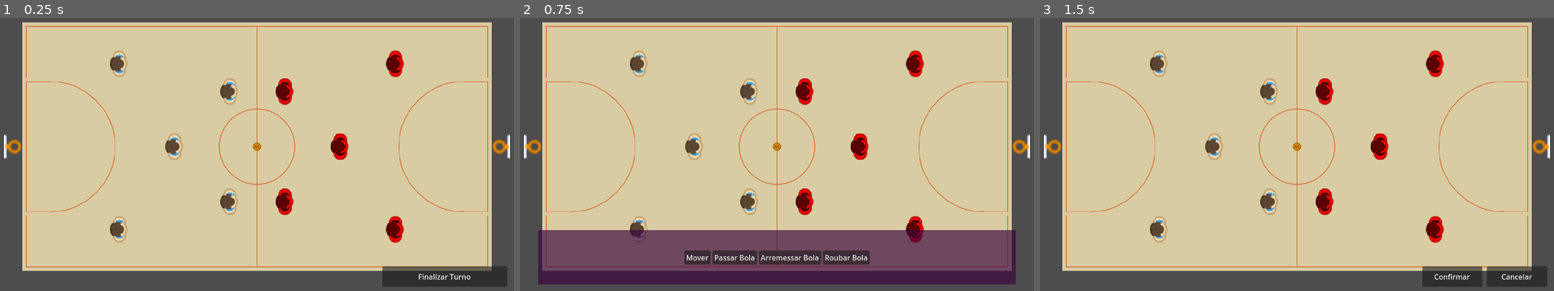
Above: before the commit, frames 1-3 (left to right).
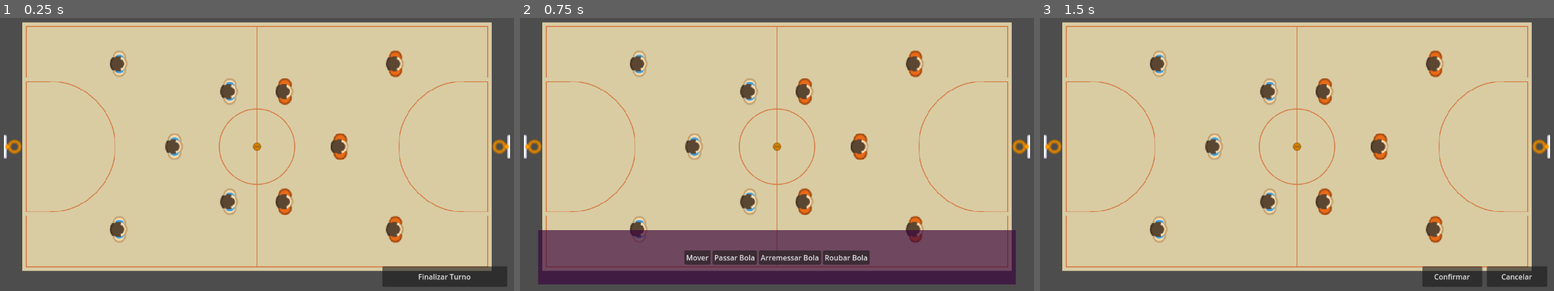
Above: after the commit, the same moments.

Repository: Cafeko/Basquete_RPG
Game: Godot game, scene res://Cenas/Main.tscn
The game is run twice, just before and just after one commit, with the same random seed, the same clock (stepped at 60 frames per second) and the same inputs.
Inputs (mouse positions are in pixels of both pictures, inside the frame that each line leads up to):
- Up to frame 1 (0.25 s): no input
- Up to frame 2 (0.75 s): tap Enter at 0.5 s; move the mouse to (751, 206) at 0.52 s; click (751, 206) at 0.6 s
- Up to frame 3 (1.5 s): click "Mover" at 1.25 s

The runs differ from the first frame. In frame 1, 1.3% of the frame differs, in the area x 53-79%, y 11-83%; in frame 2, 1.2%; in frame 3, 1.3%.

Commit message:
Ajuste nos status e tipos de jogador

Diff:
--- a/Basquete_RPG_Godot/Cenas/Main.tscn
+++ b/Basquete_RPG_Godot/Cenas/Main.tscn
@@ -6,13 +6,14 @@
 [ext_resource type="PackedScene" uid="uid://coy7olt5nnj62" path="res://Cenas/Bola.tscn" id="5_sxtxk"]
 [ext_resource type="PackedScene" uid="uid://cp7jj0443w6mw" path="res://Cenas/TimeAzul.tscn" id="6_ib5f2"]
 [ext_resource type="PackedScene" uid="uid://cmlxjygdfm1k6" path="res://Cenas/Visual.tscn" id="6_mo0vx"]
+[ext_resource type="PackedScene" uid="uid://b2bee3gthahqo" path="res://Cenas/TimeVermelho.tscn" id="7_nydxq"]
 [ext_resource type="PackedScene" uid="uid://ddgih3b1t7v7x" path="res://Cenas/Cesta.tscn" id="7_wmy34"]
 
 [node name="Main" type="Node"]
 
 [node name="Controlador" parent="." node_paths=PackedStringArray("time1", "time2", "cesta_esquerda", "cesta_direita") instance=ExtResource("1_wjbi7")]
 time1 = NodePath("../Time Azul")
-time2 = NodePath("../TimeAzul2")
+time2 = NodePath("../TimeVermelho")
 cesta_esquerda = NodePath("../Cestas/CestaEsq")
 cesta_direita = NodePath("../Cestas/CestaDir")
 
@@ -27,8 +28,7 @@
 
 [node name="Time Azul" parent="." instance=ExtResource("6_ib5f2")]
 
-[node name="TimeAzul2" parent="." instance=ExtResource("6_ib5f2")]
-modulate = Color(1, 0, 0, 1)
+[node name="TimeVermelho" parent="." instance=ExtResource("7_nydxq")]
 
 [node name="Cestas" type="Node2D" parent="."]
 
--- a/Basquete_RPG_Godot/Cenas/TimeAzul.tscn
+++ b/Basquete_RPG_Godot/Cenas/TimeAzul.tscn
@@ -12,8 +12,21 @@
 
 [node name="Jogador3" parent="." instance=ExtResource("1_lfia8")]
 
+[node name="Status" parent="Jogador3" index="3"]
+tipo_jogador = "Meio"
+
 [node name="Jogador4" parent="." instance=ExtResource("1_lfia8")]
+
+[node name="Status" parent="Jogador4" index="3"]
+tipo_jogador = "Defesa"
 
 [node name="Jogador5" parent="." instance=ExtResource("1_lfia8")]
 
+[node name="Status" parent="Jogador5" index="3"]
+tipo_jogador = "Defesa"
+
 [editable path="Jogador1"]
+[editable path="Jogador2"]
+[editable path="Jogador3"]
+[editable path="Jogador4"]
+[editable path="Jogador5"]
--- /dev/null
+++ b/Basquete_RPG_Godot/Cenas/TimeVermelho.tscn
@@ -0,0 +1,48 @@
+[gd_scene load_steps=4 format=3 uid="uid://b2bee3gthahqo"]
+
+[ext_resource type="Script" path="res://Scripts/time_jogadores.gd" id="1_ugef2"]
+[ext_resource type="PackedScene" uid="uid://brudnwsbxiwbb" path="res://Cenas/Jogador.tscn" id="2_56jsa"]
+[ext_resource type="Texture2D" uid="uid://814w2epxyhnh" path="res://Assets/PNG/Red/characterRed (3).png" id="3_2yxv1"]
+
+[node name="TimeVermelho" type="Node2D"]
+script = ExtResource("1_ugef2")
+
+[node name="Jogador1" parent="." instance=ExtResource("2_56jsa")]
+
+[node name="Sprite2D" parent="Jogador1" index="1"]
+texture = ExtResource("3_2yxv1")
+
+[node name="Jogador2" parent="." instance=ExtResource("2_56jsa")]
+
+[node name="Sprite2D" parent="Jogador2" index="1"]
+texture = ExtResource("3_2yxv1")
+
+[node name="Jogador3" parent="." instance=ExtResource("2_56jsa")]
+
+[node name="Sprite2D" parent="Jogador3" index="1"]
+texture = ExtResource("3_2yxv1")
+
+[node name="Status" parent="Jogador3" index="3"]
+tipo_jogador = "Meio"
+
+[node name="Jogador4" parent="." instance=ExtResource("2_56jsa")]
+
+[node name="Sprite2D" parent="Jogador4" index="1"]
+texture = ExtResource("3_2yxv1")
+
+[node name="Status" parent="Jogador4" index="3"]
+tipo_jogador = "Defesa"
+
+[node name="Jogador5" parent="." instance=ExtResource("2_56jsa")]
+
+[node name="Sprite2D" parent="Jogador5" index="1"]
+texture = ExtResource("3_2yxv1")
+
+[node name="Status" parent="Jogador5" index="3"]
+tipo_jogador = "Defesa"
+
+[editable path="Jogador1"]
+[editable path="Jogador2"]
+[editable path="Jogador3"]
+[editable path="Jogador4"]
+[editable path="Jogador5"]
--- a/Basquete_RPG_Godot/Cenas/jogador.tscn
+++ b/Basquete_RPG_Godot/Cenas/jogador.tscn
@@ -30,10 +30,7 @@
 
 [node name="Status" type="Node" parent="."]
 script = ExtResource("2_hlyrr")
-passe_forca = 40
-arremesso_forca = 70
-ataque_forca = 50
-defesa_forca = 30
+tipo_jogador = "Atacante"
 
 [node name="Acoes" type="Node" parent="." node_paths=PackedStringArray("primeira_acao")]
 script = ExtResource("3_b3cyp")
--- a/Basquete_RPG_Godot/Scripts/Acoes/acao.gd
+++ b/Basquete_RPG_Godot/Scripts/Acoes/acao.gd
@@ -3,6 +3,8 @@
 # ------------------------------------------------------------------------------------------------ #
 extends Node
 class_name Acao
+
+var pause : bool = false
 
 signal fim
 
@@ -17,3 +19,11 @@
 # Usado pra após o fim da ação para resetar as variaveis.
 func finalizacao():
 	pass
+
+# Pausa a ação
+func pausar():
+	pass
+
+# Continua a ação.
+func continuar():
+	pass
--- a/Basquete_RPG_Godot/Scripts/status_jogador.gd
+++ b/Basquete_RPG_Godot/Scripts/status_jogador.gd
@@ -3,15 +3,66 @@
 # ------------------------------------------------------------------------------------------------ #
 extends Node
 
-@export var passe_forca : int = 1
-@export var arremesso_forca : int = 1
-@export var ataque_forca : int = 1
-@export var defesa_forca : int = 1
+@export var tipo_jogador : String = ""
+
+var passe_forca : int = 1
+var arremesso_forca : int = 1
+var ataque_forca : int = 1
+var defesa_forca : int = 1
+var bloqueio_forca : int = 1
+var no_ar_forca : int = 1
+var energia_forca : int = 1
+
+# 300 Max; passe, arremesso, ataque, defesa, bloqueio, no_ar, energia
+var tipo_status : Dictionary = {"Atacante" : [40,70,40,30,10,30,90],
+								"Meio" :     [60,30,40,30,30,50,60],
+								"Defesa" :   [40,20,30,50,60,50,50]}
+
+var energia : int = 1
+var energia_max : int = 1
 
 var movimento_alcance : int = 4
 var passe_alcance : int = 6
 var arremesso_alcance : int = 9
 var roubo_bola_alcance : int = 1
+
+func _ready():
+	define_status(tipo_jogador)
+# ------------------------------------------------------------------------------------------------ #
+# - Status
+func define_status(tipo : String):
+	set_status(tipo_status[tipo])
+
+func set_status(lista_status : Array):
+	passe_forca = lista_status[0]
+	arremesso_forca = lista_status[1]
+	ataque_forca = lista_status[2]
+	defesa_forca = lista_status[3]
+	bloqueio_forca = lista_status[4]
+	no_ar_forca = lista_status[5]
+	energia_forca = lista_status[6]
+	forca_para_energia(energia_forca)
+# ------------------------------------------------------------------------------------------------ #
+
+# ------------------------------------------------------------------------------------------------ #
+# - Energia
+func forca_para_energia(forca : int):
+	energia = forca * 10
+	energia_max = energia
+
+func get_energia():
+	return energia
+
+func gasta_energia(valor : int):
+	energia -= valor
+	if energia < 0:
+		energia = 0
+
+func ganha_energia(valor : int):
+	energia += valor
+	if energia > energia_max:
+		energia = energia_max
+
 # ------------------------------------------------------------------------------------------------ #
 
 # ------------------------------------------------------------------------------------------------ #
@@ -31,6 +82,14 @@
 # Retorna a força maxima da defesa.
 func get_defesa_forca():
 	return defesa_forca
+
+# Retorna a força maxima de bloqueio.
+func get_bloqueio_forca():
+	return bloqueio_forca
+
+# Retorna a força maxima da defesa no ar.
+func get_no_ar_forca():
+	return no_ar_forca
 # ------------------------------------------------------------------------------------------------ #
 
 # ------------------------------------------------------------------------------------------------ #
Not shown: 1 places in Basquete_RPG_Godot/Cenas/Main.tscn that only renumber resources
